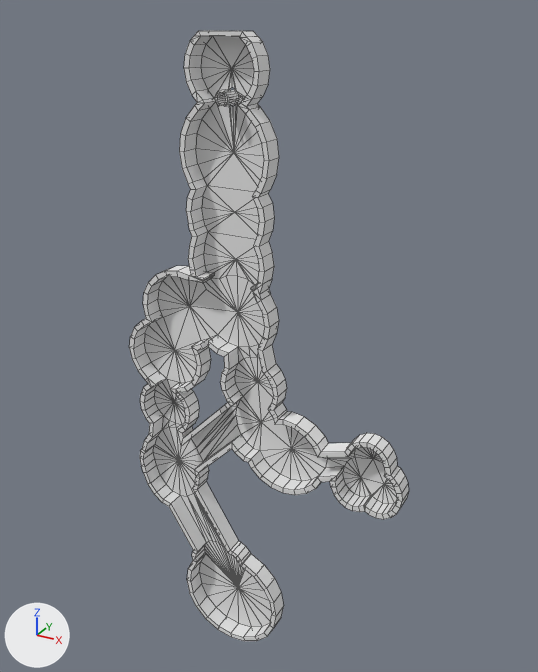
One commit to the Blender file Editing Files/tutorial.blend: the scene before it, then after it.
Both versions are drawn from a 50 mm camera at (181.0, -319.0, 273.0) aimed at (1.0, 8.0, 109.0). The axes (+X, +Y, +Z) are drawn at lower left. The lights are the same throughout. Mesh edges are drawn as thin lines.

Before the edit, the objects in view are built like this:
```python
me_floor = bpy.data.meshes.new('Floor')
me_floor.from_pydata(...)  # 216 vertices, 263 faces; spans x -79.0..86.0, y -98.0..144.0, z 0.0
me_floor.materials.append(mat_lushfloor2)  # white #e7e7e7
me_floor_002 = bpy.data.meshes.new('Floor.002')
me_floor_002.from_pydata(...)  # 652 vertices, 672 faces, 1 loose edge; spans x -82.0..89.0, y -101.0..144.0, z 0.0..10.0
me_floor_002.materials.append(mat_tutorial_wall)  # white #e7e7e7
me_floor_004 = bpy.data.meshes.new('Floor.004')
me_floor_004.from_pydata(...)  # 80 vertices, 84 faces; spans x -36.6..8.4, y 115.1..238.6, z 0.0
me_floor_004.materials.append(mat_lushfloor2)  # white #e7e7e7
me_floor_007 = bpy.data.meshes.new('Floor.007')
me_floor_007.from_pydata(...)  # 258 vertices, 267 faces; spans x -39.6..11.4, y 115.1..238.6, z 0.0..10.0
me_floor_007.materials.append(mat_tutorial_wall)  # white #e7e7e7
ob_funnel_island_floors = bpy.data.objects.new('Funnel Island Floors', me_floor_004)
ob_funnel_island_floors.location = (0.0, 0.0, 25.1)
ob_funnel_island_floors.rotation_euler = (1.571, 0.0, 0.0)  # degrees (90, 0, 0)
ob_funnel_island_walls = bpy.data.objects.new('Funnel Island Walls', me_floor_007)
ob_funnel_island_walls.location = (0.0, 0.0, 25.1)
ob_funnel_island_walls.rotation_euler = (1.571, 0.0, 0.0)  # degrees (90, 0, 0)
ob_mainland_floors = bpy.data.objects.new('Mainland Floors', me_floor)
ob_mainland_floors.location = (0.0, 0.0, 0.0)
ob_mainland_floors.rotation_euler = (1.571, 0.0, 0.0)  # degrees (90, 0, 0)
ob_mainland_walls = bpy.data.objects.new('Mainland Walls', me_floor_002)
ob_mainland_walls.location = (0.0, 0.0, 0.0)
ob_mainland_walls.rotation_euler = (1.571, 0.0, 0.0)  # degrees (90, 0, 0)
```
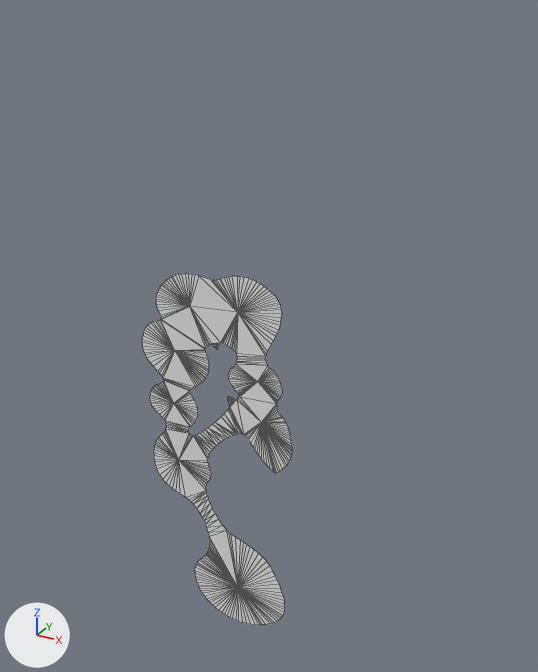
Patch to the scene script:
```diff
--- a/Editing Files/tutorial.blend.py
+++ b/Editing Files/tutorial.blend.py
@@ me_floor @@
 # used by ob_mainland_floors; location = (0.0, 0.0, 0.0); rotation_euler = (1.571, 0.0, 0.0), in degrees (90, 0, 0)
-me_floor.from_pydata(...)  # 216 vertices, 263 faces; spans x -79.0..86.0, y -98.0..144.0, z 0.0
+me_floor.from_pydata(...)  # 563 vertices, 570 faces; spans x -80.0..21.0, y -96.0..144.0, z 0.0
+# me_floor part 1: 195 vertices removed from x -79.0..86.0, y -98.0..143.0, z 0.0; 542 vertices added at x -80.0..21.0, y -96.0..144.0, z 0.0
 me_floor.materials.append(mat_lushfloor2)
@@ ob_funnel_island_floors @@
 ob_funnel_island_floors.rotation_euler = (1.571, 0.0, 0.0)  # degrees (90, 0, 0)
+ob_funnel_island_floors.hide_viewport = True
@@ ob_funnel_island_walls @@
 ob_funnel_island_walls.rotation_euler = (1.571, 0.0, 0.0)  # degrees (90, 0, 0)
+ob_funnel_island_walls.hide_viewport = True
@@ ob_mainland_walls @@
 ob_mainland_walls.rotation_euler = (1.571, 0.0, 0.0)  # degrees (90, 0, 0)
+ob_mainland_walls.hide_viewport = True
```

Where the change shows, as pixel boxes (x1, y1, x2, y2) in the pictures (538 x 672 px):
'Mainland Floors', reshaped (41% narrower)
    before: (144, 276, 397, 627)
    after: (142, 273, 292, 625)
'Mainland Walls', hidden
    before: (129, 266, 409, 641)
'Funnel Island Floors', hidden
    before: (196, 36, 263, 285)
'Funnel Island Walls', hidden
    before: (179, 30, 279, 295)
